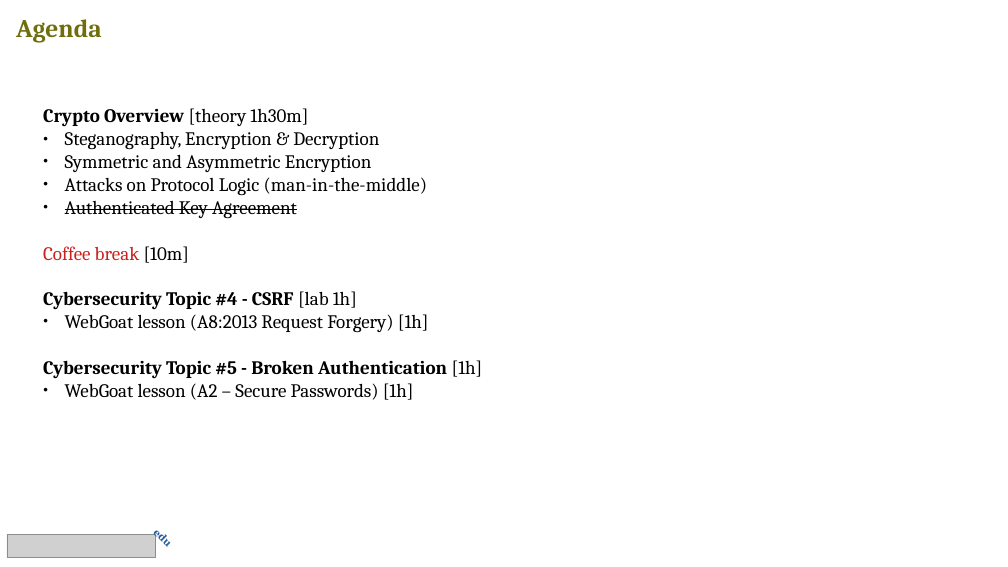
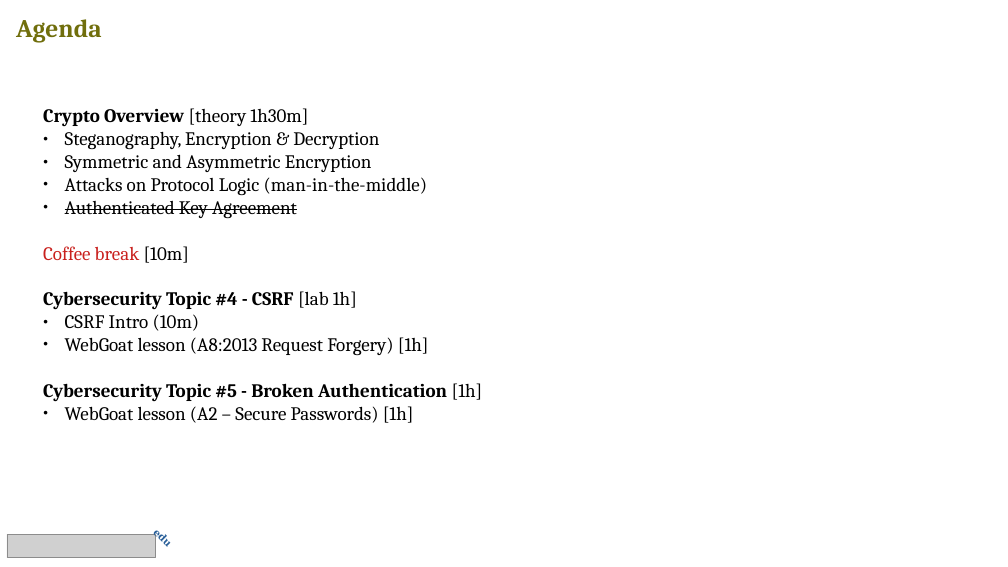
Before and after one commit to v-research/edu, a slide deck: slide 2 of second_year_2020/lesson_3/l3_slide.odp. Drawn at 1008x567 pixels with LibreOffice and Linux fonts; fonts in the diff are those of the drawing; grey boxes stand for pictures. Boxes give left, top, right and bottom in pixels: in the first picture for what was removed or moved away, otherwise in the second. Text is boxed around its words. In the diff, an @@ line names an element or a change of style, - is before the commit and + after.

Commit message:
add CSRF overview

```diff
--- a/second_year_2020/lesson_3/l3_slide.odp
+++ b/second_year_2020/lesson_3/l3_slide.odp
@@ text at [65, 314, 200, 331]: paragraph added @@
+● CSRF Intro (10m)
```
Also in this commit, not shown: 1 other slide changed, 4 slides added, 1 other file.
